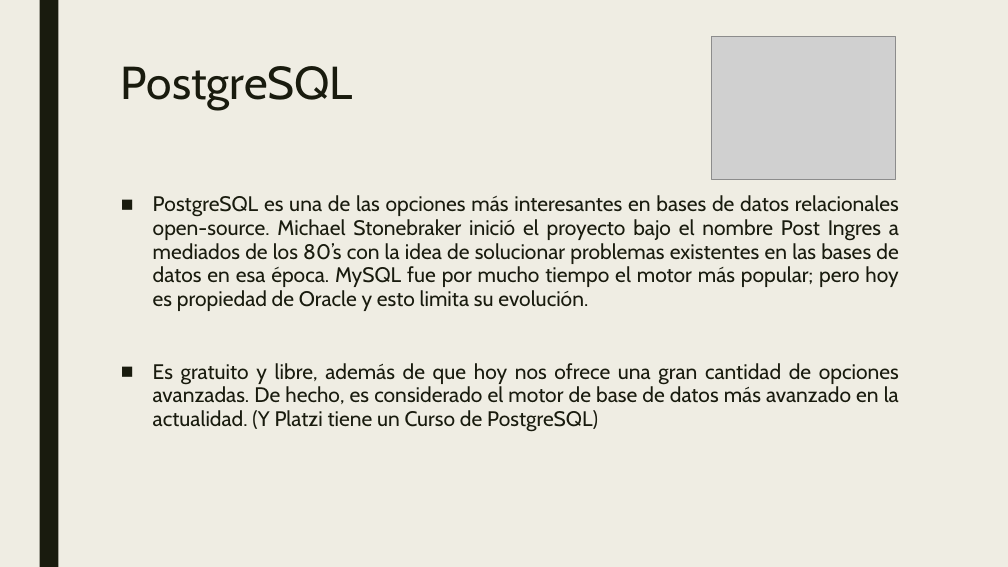
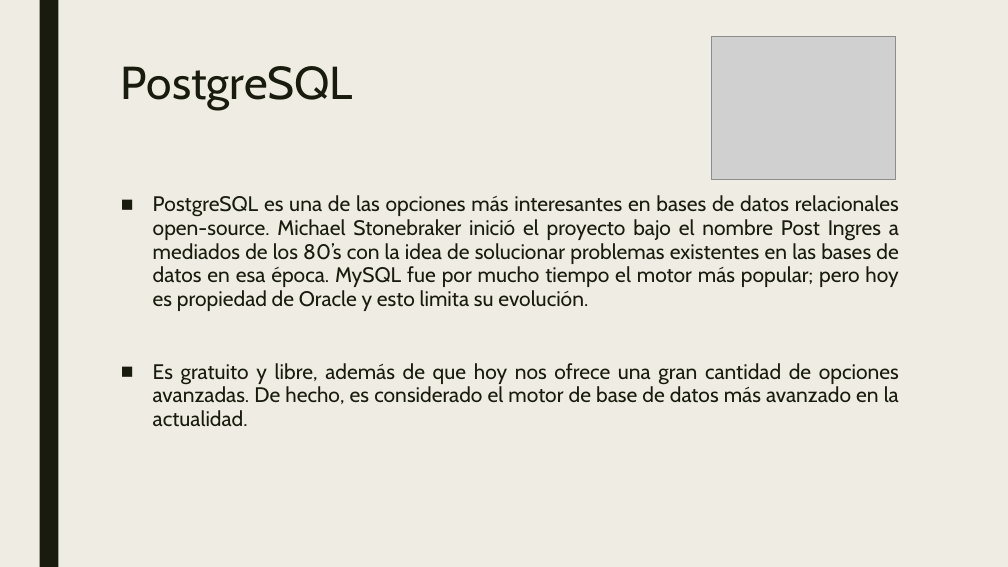
Before and after one commit to isaacdelarosamendez/CursoPythonAbril2019, a slide deck: slide 16 of Clase_18_05_2019/Base de datos y POSTGRESQL.pptx. Drawn at 1008x567 pixels with LibreOffice and Linux fonts; fonts in the diff are those of the drawing; grey boxes stand for pictures. Boxes give left, top, right and bottom in pixels: in the first picture for what was removed or moved away, otherwise in the second. Text is boxed around its words. In the diff, an @@ line names an element or a change of style, - is before the commit and + after.

```diff
--- a/Clase_18_05_2019/Base de datos y POSTGRESQL.pptx
+++ b/Clase_18_05_2019/Base de datos y POSTGRESQL.pptx
@@ text at [153, 363, 899, 427]: text changed @@
-■ Es gratuito y libre, además de que hoy nos ofrece una gran cantidad de opciones avanzadas. De hecho, es considerado el motor de base de datos más avanzado en la actualidad. (Y Platzi tiene un Curso de PostgreSQL)
+■ Es gratuito y libre, además de que hoy nos ofrece una gran cantidad de opciones avanzadas. De hecho, es considerado el motor de base de datos más avanzado en la actualidad.
```
Also in this commit, not shown: 2 other files.
